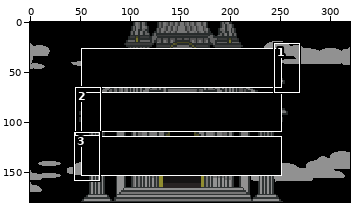
Edited in one commit: pixel-art file (Assets/Resources/Image/Title/load.aseprite). Above, an overview of the earlier version with the close-up marked.
Close-up. As it was:
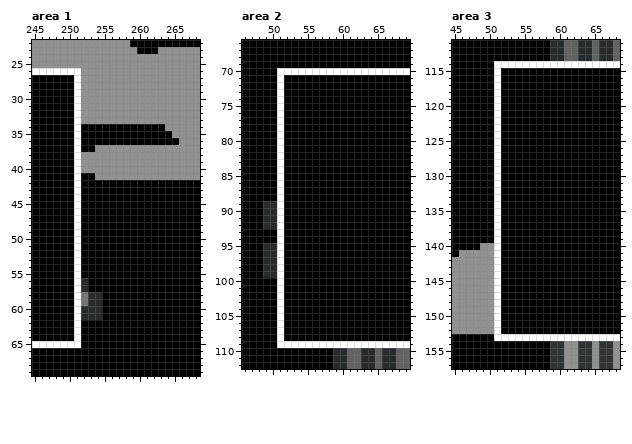
320x180 pixels, 1 frame. Colours within 5 levels of each other are drawn and written as one. Shown: area 1: x 245..268, y 22..69; area 2: x 46..69, y 66..112; area 3: x 45..68, y 111..157. The commit also changed other parts of the picture, which this record leaves out.
The same view after the edit:
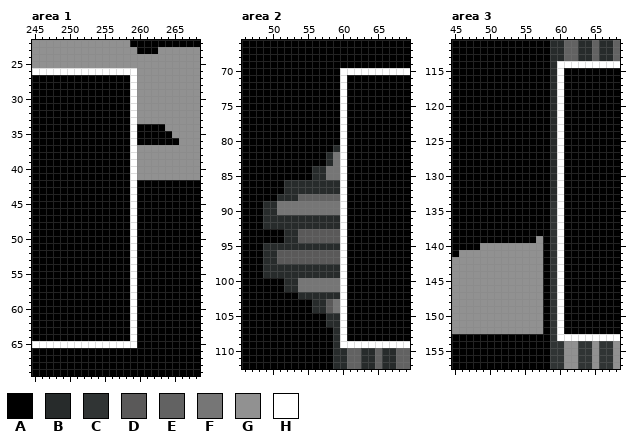
Palette (. is transparent): A #000000  B #272b2b  C #303434  D #5a5959  E #626262  F #767676  G #919191  H #ffffff
Edits made:
--- area 1, layer "savedataframe/savedataframe1"
@@ x 249..261 @@
 25 GGGGGGGGGGGGG
-26 HHHGGGGGGGGGG
-27 AAHGGGGGGGGGG
-28 AAHGGGGGGGGGG
-29 AAHGGGGGGGGGG
-30 AAHGGGGGGGGGG
-31 AAHGGGGGGGGGG
-32 AAHGGGGGGGGGG
-33 AAHGGGGGGGGGG
-34 AAHAAAAAAAAAA
-35 AAHAAAAAAAAAA
-36 AAHAAAAAAAAAA
-37 AAHAAGGGGGGGG
-38 AAHGGGGGGGGGG
-39 AAHGGGGGGGGGG
-40 AAHGGGGGGGGGG
-41 AAHAAGGGGGGGG
-42 AAHAAAAAAAAAA
-43 AAHAAAAAAAAAA
-44 AAHAAAAAAAAAA
-45 AAHAAAAAAAAAA
-46 AAHAAAAAAAAAA
-47 AAHAAAAAAAAAA
-48 AAHAAAAAAAAAA
-49 AAHAAAAAAAAAA
-50 AAHAAAAAAAAAA
-51 AAHAAAAAAAAAA
-52 AAHAAAAAAAAAA
-53 AAHAAAAAAAAAA
-54 AAHAAAAAAAAAA
-55 AAHAAAAAAAAAA
-56 AAHBAAAAAAAAA
-57 AAHBAAAAAAAAA
-58 AAHFBBAAAAAAA
-59 AAHFBBAAAAAAA
-60 AAHBBBAAAAAAA
-61 AAHBBBAAAAAAA
-62 AAHAAAAAAAAAA
-63 AAHAAAAAAAAAA
-64 AAHAAAAAAAAAA
-65 HHHAAAAAAAAAA
+26 HHHHHHHHHHHGG
+27 AAAAAAAAAAHGG
+28 AAAAAAAAAAHGG
+29 AAAAAAAAAAHGG
+30 AAAAAAAAAAHGG
+31 AAAAAAAAAAHGG
+32 AAAAAAAAAAHGG
+33 AAAAAAAAAAHGG
+34 AAAAAAAAAAHAA
+35 AAAAAAAAAAHAA
+36 AAAAAAAAAAHAA
+37 AAAAAAAAAAHGG
+38 AAAAAAAAAAHGG
+39 AAAAAAAAAAHGG
+40 AAAAAAAAAAHGG
+41 AAAAAAAAAAHGG
+42 AAAAAAAAAAHAA
+43 AAAAAAAAAAHAA
+44 AAAAAAAAAAHAA
+45 AAAAAAAAAAHAA
+46 AAAAAAAAAAHAA
+47 AAAAAAAAAAHAA
+48 AAAAAAAAAAHAA
+49 AAAAAAAAAAHAA
+50 AAAAAAAAAAHAA
+51 AAAAAAAAAAHAA
+52 AAAAAAAAAAHAA
+53 AAAAAAAAAAHAA
+54 AAAAAAAAAAHAA
+55 AAAAAAAAAAHAA
+56 AAAAAAAAAAHAA
+57 AAAAAAAAAAHAA
+58 AAAAAAAAAAHAA
+59 AAAAAAAAAAHAA
+60 AAAAAAAAAAHAA
+61 AAAAAAAAAAHAA
+62 AAAAAAAAAAHAA
+63 AAAAAAAAAAHAA
+64 AAAAAAAAAAHAA
+65 HHHHHHHHHHHAA
 66 AAAAAAAAAAAAA
--- area 2, layer "savedataframe/savedataframe2"
@@ x 49..62 @@
  69 AAAAAAAAAAAAAA
- 70 AAHHHHHHHHHHHH
- 71 AAHAAAAAAAAAAA
- 72 AAHAAAAAAAAAAA
- 73 AAHAAAAAAAAAAA
- 74 AAHAAAAAAAAAAA
- 75 AAHAAAAAAAAAAA
- 76 AAHAAAAAAAAAAA
- 77 AAHAAAAAAAAAAA
- 78 AAHAAAAAAAAAAA
- 79 AAHAAAAAAAAAAA
- 80 AAHAAAAAAAAAAA
- 81 AAHAAAAAAAAAAA
- 82 AAHAAAAAAAAAAA
- 83 AAHAAAAAAAAAAA
- 84 AAHAAAAAAAAAAA
- 85 AAHAAAAAAAAAAA
- 86 AAHAAAAAAAAAAA
- 87 AAHAAAAAAAAAAA
- 88 AAHAAAAAAAAAAA
- 89 BBHAAAAAAAAAAA
- 90 BBHAAAAAAAAAAA
- 91 BBHAAAAAAAAAAA
- 92 BBHAAAAAAAAAAA
- 93 AAHAAAAAAAAAAA
- 94 AAHAAAAAAAAAAA
- 95 BBHAAAAAAAAAAA
- 96 BBHAAAAAAAAAAA
- 97 BBHAAAAAAAAAAA
- 98 BBHAAAAAAAAAAA
- 99 BBHAAAAAAAAAAA
-100 AAHAAAAAAAAAAA
-101 AAHAAAAAAAAAAA
-102 AAHAAAAAAAAAAA
-103 AAHAAAAAAAAAAA
-104 AAHAAAAAAAAAAA
-105 AAHAAAAAAAAAAA
-106 AAHAAAAAAAAAAA
-107 AAHAAAAAAAAAAA
-108 AAHAAAAAAAAAAA
-109 AAHHHHHHHHHHHH
+ 70 AAAAAAAAAAAHHH
+ 71 AAAAAAAAAAAHAA
+ 72 AAAAAAAAAAAHAA
+ 73 AAAAAAAAAAAHAA
+ 74 AAAAAAAAAAAHAA
+ 75 AAAAAAAAAAAHAA
+ 76 AAAAAAAAAAAHAA
+ 77 AAAAAAAAAAAHAA
+ 78 AAAAAAAAAAAHAA
+ 79 AAAAAAAAAAAHAA
+ 80 AAAAAAAAAAAHAA
+ 81 AAAAAAAAAABHAA
+ 82 AAAAAAAAABFHAA
+ 83 AAAAAAAAABFHAA
+ 84 AAAAAAABBFFHAA
+ 85 AAAAAAABBFFHAA
+ 86 AAABBBBBBBBHAA
+ 87 AAABBBBBBBBHAA
+ 88 AABBBEEEEEEHAA
+ 89 BBFFFFFFFFFHAA
+ 90 BBFFFFFFFFFHAA
+ 91 BBBBBBBBBBBHAA
+ 92 BBBBBBBBBBBHAA
+ 93 AAABBDDDDDDHAA
+ 94 AAABBDDDDDDHAA
+ 95 BBBBBBBBBBBHAA
+ 96 BBDDDDDDDDDHAA
+ 97 BBDDDDDDDDDHAA
+ 98 BBBBBBBBBBBHAA
+ 99 BBBBBBBBBBBHAA
+100 AAABBFFFFFFHAA
+101 AAABBFFFFFFHAA
+102 AAAAABBBBBBHAA
+103 AAAAAAABBDFHAA
+104 AAAAAAABBDFHAA
+105 AAAAAAAAABBHAA
+106 AAAAAAAAABBHAA
+107 AAAAAAAAAABHAA
+108 AAAAAAAAAABHAA
+109 AAAAAAAAAABHHH
 110 AAAAAAAAAABBEE
--- area 3, layer "savedataframe/savedataframe3"
@@ x 49..62 @@
 113 AAAAAAAAAABBEE
-114 AAHHHHHHHHHHHH
-115 AAHAAAAAAAAAAA
-116 AAHAAAAAAAAAAA
-117 AAHAAAAAAAAAAA
-118 AAHAAAAAAAAAAA
-119 AAHAAAAAAAAAAA
-120 AAHAAAAAAAAAAA
-121 AAHAAAAAAAAAAA
-122 AAHAAAAAAAAAAA
-123 AAHAAAAAAAAAAA
-124 AAHAAAAAAAAAAA
-125 AAHAAAAAAAAAAA
-126 AAHAAAAAAAAAAA
-127 AAHAAAAAAAAAAA
-128 AAHAAAAAAAAAAA
-129 AAHAAAAAAAAAAA
-130 AAHAAAAAAAAAAA
-131 AAHAAAAAAAAAAA
-132 AAHAAAAAAAAAAA
-133 AAHAAAAAAAAAAA
-134 AAHAAAAAAAAAAA
-135 AAHAAAAAAAAAAA
-136 AAHAAAAAAAAAAA
-137 AAHAAAAAAAAAAA
-138 AAHAAAAAAAAAAA
-139 AAHAAAAAAAAAAA
-140 GGHAAAAAAAAAAA
-141 GGHAAAAAAAAAAA
-142 GGHAAAAAAAAAAA
-143 GGHAAAAAAAAAAA
-144 GGHAAAAAAAAAAA
-145 GGHAAAAAAAAAAA
-146 GGHAAAAAAAAAAA
-147 GGHAAAAAAAAAAA
-148 GGHAAAAAAAAAAA
-149 GGHAAAAAAAAAAA
-150 GGHAAAAAAAAAAA
-151 GGHAAAAAAAAAAA
-152 GGHAAAAAAAAAAA
-153 AAHHHHHHHHHHHH
+114 AAAAAAAAAABHHH
+115 AAAAAAAAAABHAA
+116 AAAAAAAAAABHAA
+117 AAAAAAAAAABHAA
+118 AAAAAAAAAABHAA
+119 AAAAAAAAAABHAA
+120 AAAAAAAAAABHAA
+121 AAAAAAAAAABHAA
+122 AAAAAAAAAABHAA
+123 AAAAAAAAAABHAA
+124 AAAAAAAAAABHAA
+125 AAAAAAAAAABHAA
+126 AAAAAAAAAABHAA
+127 AAAAAAAAAABHAA
+128 AAAAAAAAAABHAA
+129 AAAAAAAAAABHAA
+130 AAAAAAAAAABHAA
+131 AAAAAAAAAABHAA
+132 AAAAAAAAAABHAA
+133 AAAAAAAAAABHAA
+134 AAAAAAAAAACHAA
+135 AAAAAAAAAACHAA
+136 AAAAAAAAAACHAA
+137 AAAAAAAAAACHAA
+138 AAAAAAAAAACHAA
+139 AAAAAAAAGACHAA
+140 GGGGGGGGGACHAA
+141 GGGGGGGGGACHAA
+142 GGGGGGGGGACHAA
+143 GGGGGGGGGACHAA
+144 GGGGGGGGGACHAA
+145 GGGGGGGGGACHAA
+146 GGGGGGGGGACHAA
+147 GGGGGGGGGACHAA
+148 GGGGGGGGGACHAA
+149 GGGGGGGGGACHAA
+150 GGGGGGGGGACHAA
+151 GGGGGGGGGACHAA
+152 GGGGGGGGGACHAA
+153 AAAAAAAAAACHHH
 154 AAAAAAAAAACCGG
